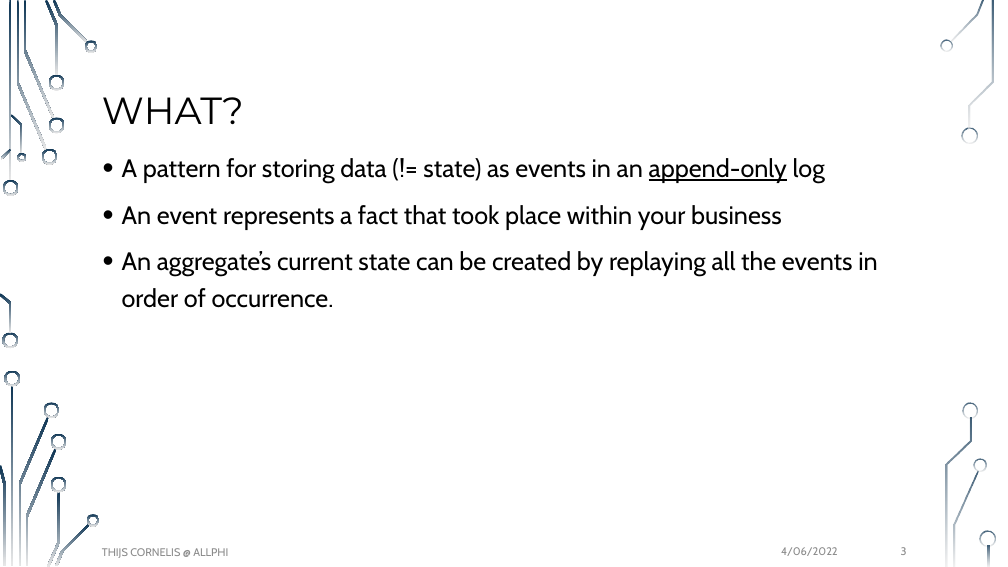
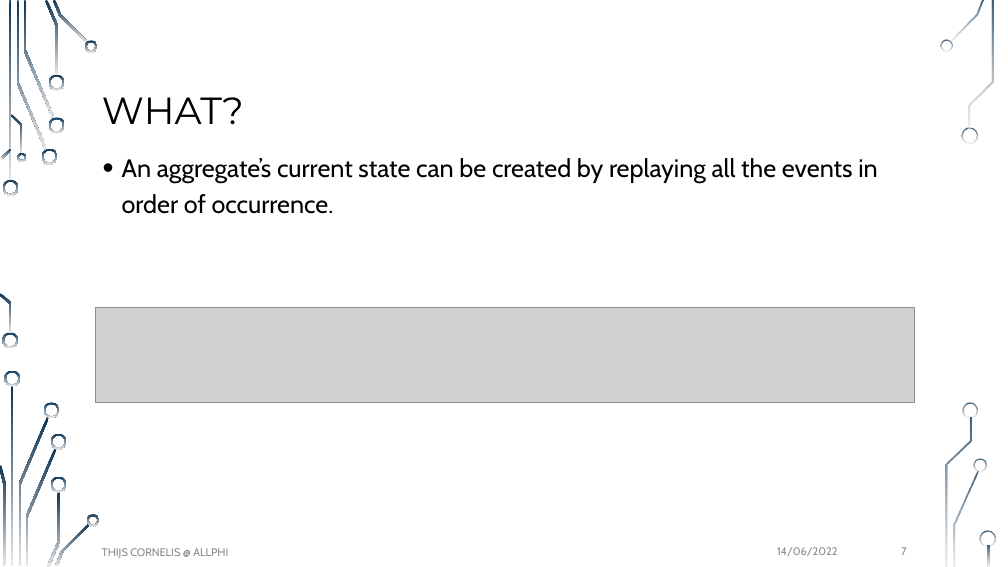
Before and after one commit to thijscornelis/es-lightning-talk, a slide deck: slide 7 of docs/es-lightnig-talk.pptx (slide 3 before the commit). Drawn at 1008x567 pixels with LibreOffice and Linux fonts; fonts in the diff are those of the drawing; grey boxes stand for pictures; background and template pictures are left out. Boxes give left, top, right and bottom in pixels: in the first picture for what was removed or moved away, otherwise in the second. Text is boxed around its words. In the diff, an @@ line names an element or a change of style, - is before the commit and + after.

```diff
--- a/docs/es-lightnig-talk.pptx
+++ b/docs/es-lightnig-talk.pptx
@@ text at (x1=122, y1=158, x2=825, y2=230): paragraphs removed @@
-• A pattern for storing data (!= state) as events in an append-only log
-• An event represents a fact that took place within your business
@@ picture added at (x1=95, y1=307, x2=915, y2=402) @@
@@ text at (x1=777, y1=547, x2=838, y2=556): text changed @@
-4/06/2022
+14/06/2022
```
Also in this commit, not shown: 6 other slides changed, 9 slides added, 10 other files.
